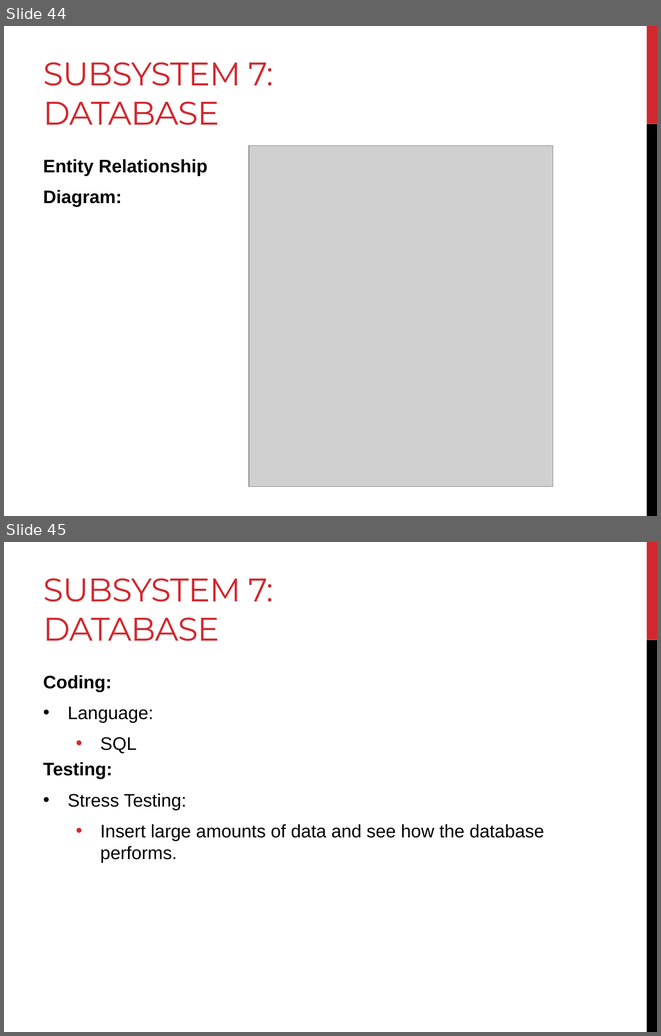
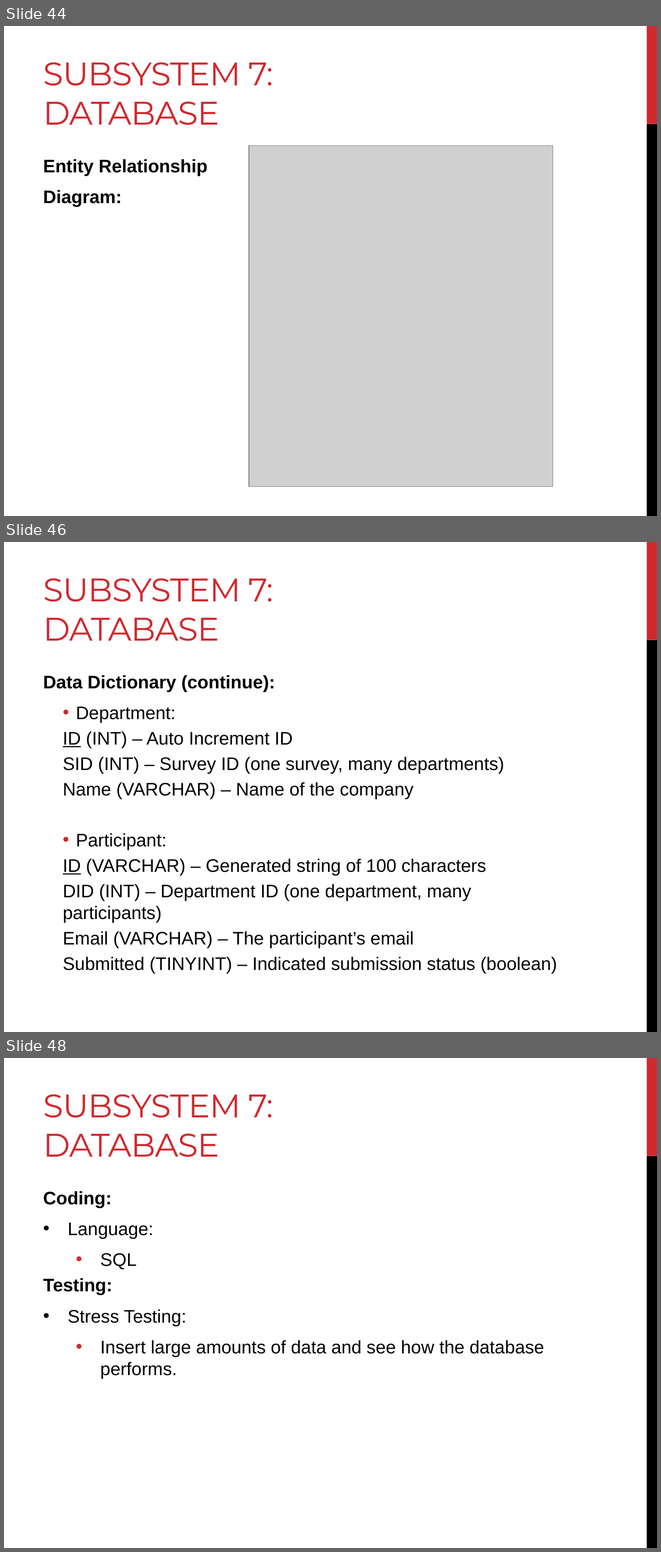
Before and after one commit to AndreasSchwagerl/RR-Survey-System, a slide deck: Presentation/Survey System - Progress Presentation 4.pptx. Shown one above the other, each under a label of ours: slides 44 and 45 before the commit, slides 44, 46 and 48 after it; the slides between them are not shown. The pictures are 661x1036 and 661x1552 pixels, drawn with LibreOffice and Linux fonts; fonts in the diff are those of the drawing; grey boxes stand for pictures. Boxes give left, top, right and bottom in pixels: in the first picture for what was removed or moved away, otherwise in the second. Text is boxed around its words. In the diff, an @@ line names an element or a change of style, - is before the commit and + after.

```diff
--- a/Presentation/Survey System - Progress Presentation 4.pptx
+++ b/Presentation/Survey System - Progress Presentation 4.pptx
@@ slide 46 added at (x1=4, y1=542, x2=657, y2=1032), background #FFFFFF; not listed: 2 template elements that a slide beside it also shows @@
@@ title added at (x1=43, y1=578, x2=273, y2=641), 36 pt, text #D1282E @@
+SUBSYSTEM 7:
+DATABASE
@@ text added at (x1=43, y1=675, x2=557, y2=973), 20 pt, text #000000 @@
+Data Dictionary (continue):
+  • Department:
+  ID (INT) – Auto Increment ID
+  SID (INT) – Survey ID (one survey, many departments)
+  Name (VARCHAR) – Name of the company
+  • Participant:
+  ID (VARCHAR) – Generated string of 100 characters
+  DID (INT) – Department ID (one department, many participants)
+  Email (VARCHAR) – The participant’s email
+  Submitted (TINYINT) – Indicated submission status (boolean)
@@ what was slide 45 is now slide 48 @@
```
Also in this commit, not shown: 2 other slides added.
